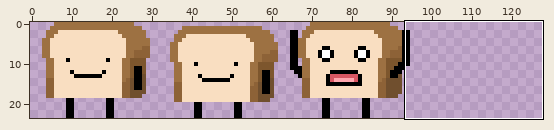
Sprite sheet: static/dist/sprites/bread.png. The picture above shows the old version from afar; the outline marks the close-up.
Close-up. First the earlier version:
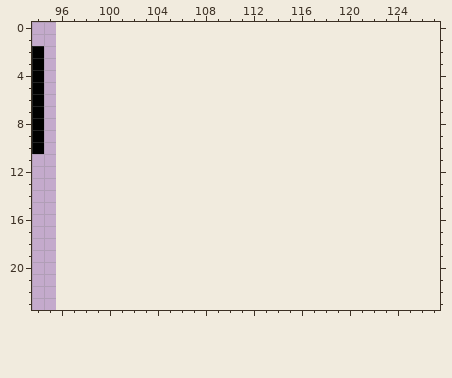
The file is 96x24 pixels. Shown: x 94..127, y 0..23. The old version is drawn lined up with the new one, on the new canvas.
After:
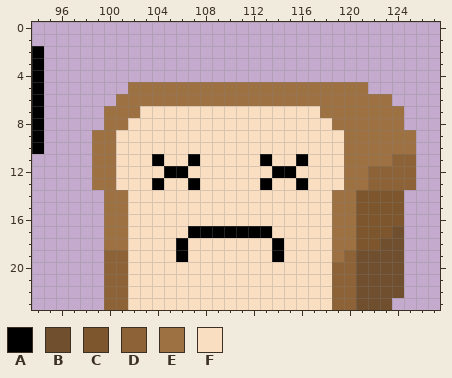
Palette (. is transparent): A #000000  B #704f2e  C #7d562d  D #8d6237  E #9d7142  F #f9dec1
Difference:
canvas 96x24 -> 128x24
The author put colour A in row 11 at x 104, 107, 113 and 116; in row 12 at x 105 to 106 and 114 to 115; in row 13 at x 104, 107, 113 and 116; in row 17 at x 107 to 113; in rows 18 to 19 at x 106 and 114.
The author put colour B in row 17 at x 124; in row 18 at x 123 to 124; in rows 19 to 22 at x 121 to 124; in row 23 at x 121 to 123.
The author put colour C in rows 14 to 16 at x 121 to 124; in row 17 at x 121 to 123; in row 18 at x 121 to 122.
The author put colour D in row 11 at x 124 to 125; in rows 12 to 13 at x 122 to 125; in row 19 at x 100 to 101 and 120; in rows 20 to 23 at x 100 to 101 and 119 to 120.
The author put colour E in row 5 at x 102 to 121; in row 6 at x 101 to 123; in row 7 at x 100 to 102 and 118 to 124; in row 8 at x 100 to 101 and 119 to 124; in rows 9 to 10 at x 99 to 100 and 120 to 125; in row 11 at x 99 to 100 and 120 to 123.
The author put colour E in rows 12 to 13 at x 99 to 100 and 120 to 121; in rows 14 to 18 at x 100 to 101 and 119 to 120; in row 19 at x 119.
The author put colour F in row 7 at x 103 to 117; in row 8 at x 102 to 118; in rows 9 to 10 at x 101 to 119; in row 11 at x 101 to 103, 105 to 106, 108 to 112, 114 to 115 and 117 to 119; in row 12 at x 101 to 104, 107 to 113 and 116 to 119; in row 13 at x 101 to 103, 105 to 106, 108 to 112, 114 to 115 and 117 to 119.
The author put colour F in rows 14 to 16 at x 102 to 118; in row 17 at x 102 to 106 and 114 to 118; in rows 18 to 19 at x 102 to 105, 107 to 113 and 115 to 118; in rows 20 to 23 at x 102 to 118.
Where, in picture pixels (left, top, right, bottom), the same in both close-ups:
added: (92, 82, 416, 310)
